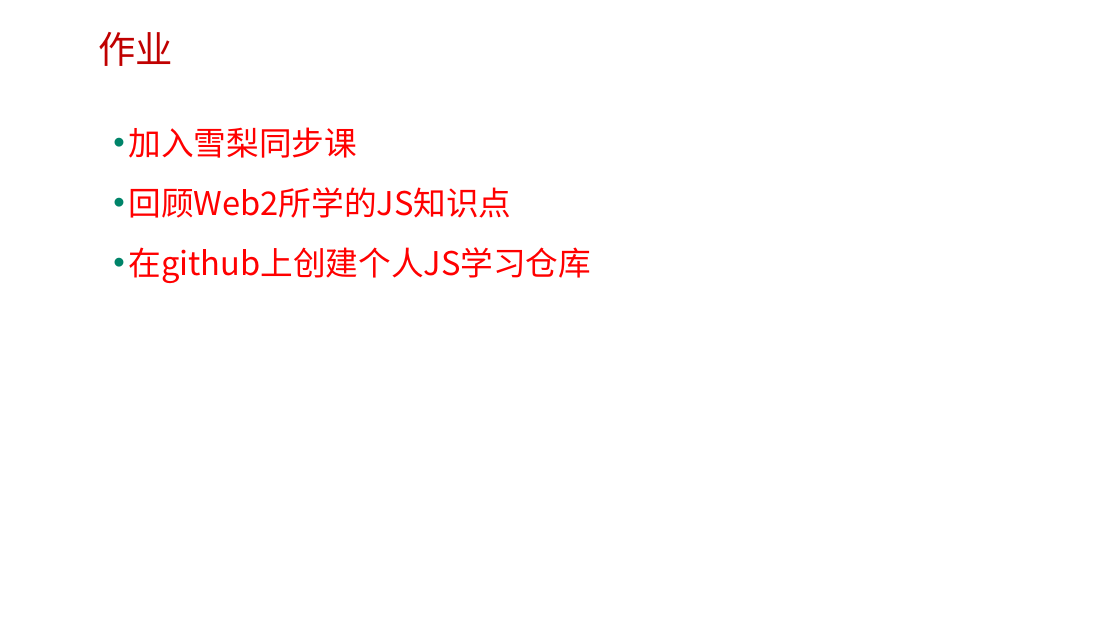
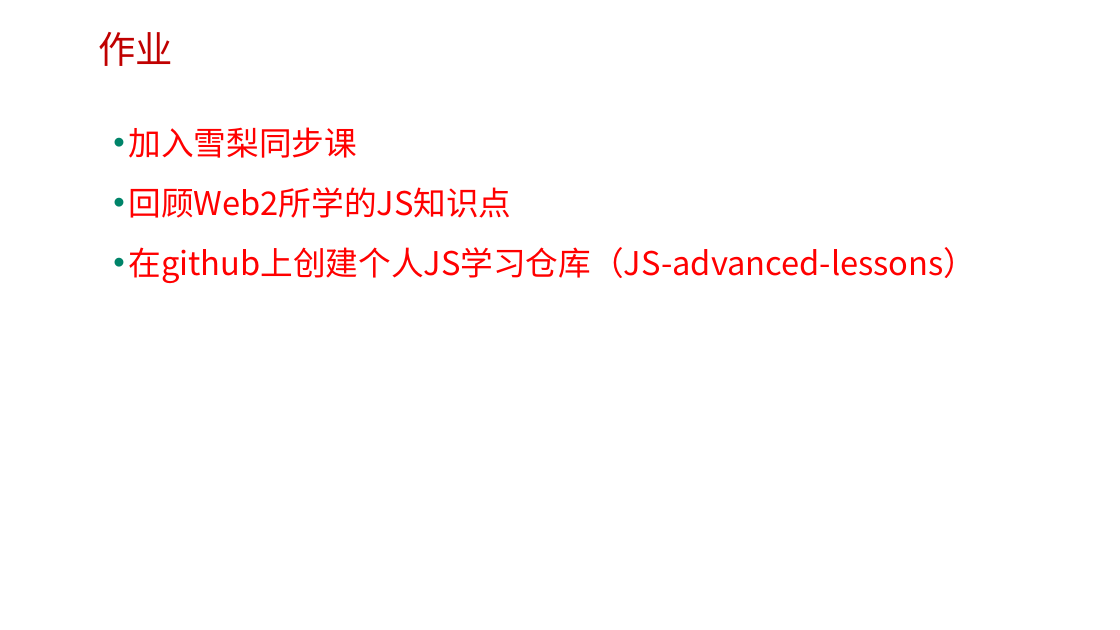
Before and after one commit to edu2act/course-javascript-advanced, a slide deck: slide 22 of 课程PPT/01.JavaScript发展历程及语言特点.pptx. Drawn at 1120x630 pixels with LibreOffice and Linux fonts; fonts in the diff are those of the drawing; background and template pictures are left out. Boxes give left, top, right and bottom in pixels: in the first picture for what was removed or moved away, otherwise in the second. Text is boxed around its words. In the diff, an @@ line names an element or a change of style, - is before the commit and + after.

Commit message:
modify

```diff
--- a/课程PPT/01.JavaScript发展历程及语言特点.pptx
+++ b/课程PPT/01.JavaScript发展历程及语言特点.pptx
@@ text at <box>129,247,977,283</box>: text changed @@
-• 在github上创建个人JS学习仓库
+• 在github上创建个人JS学习仓库（JS-advanced-lessons）
```
